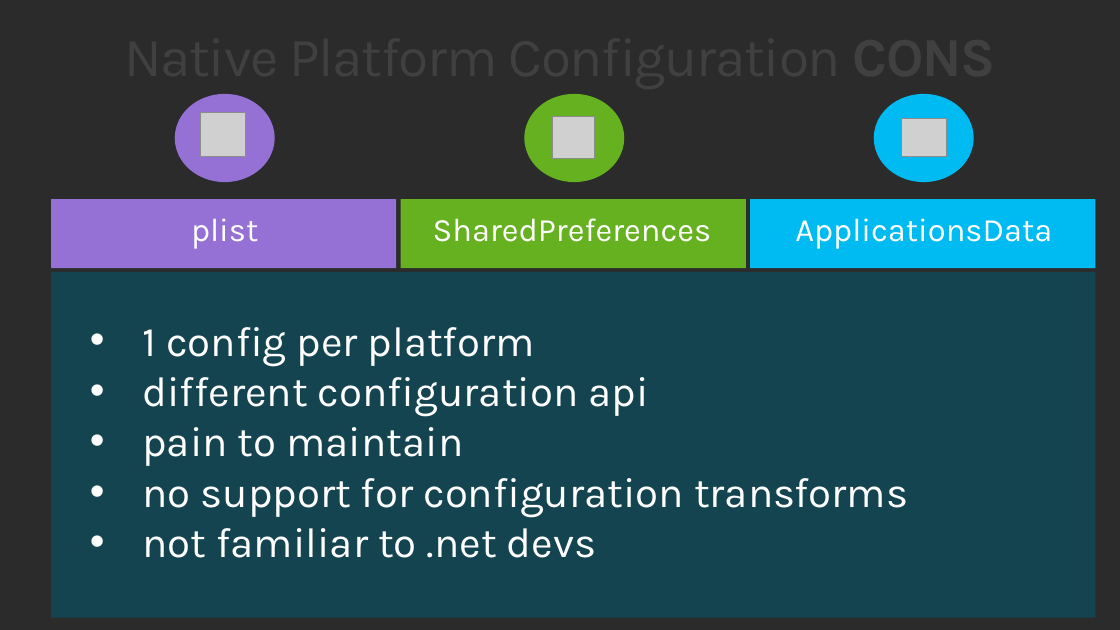
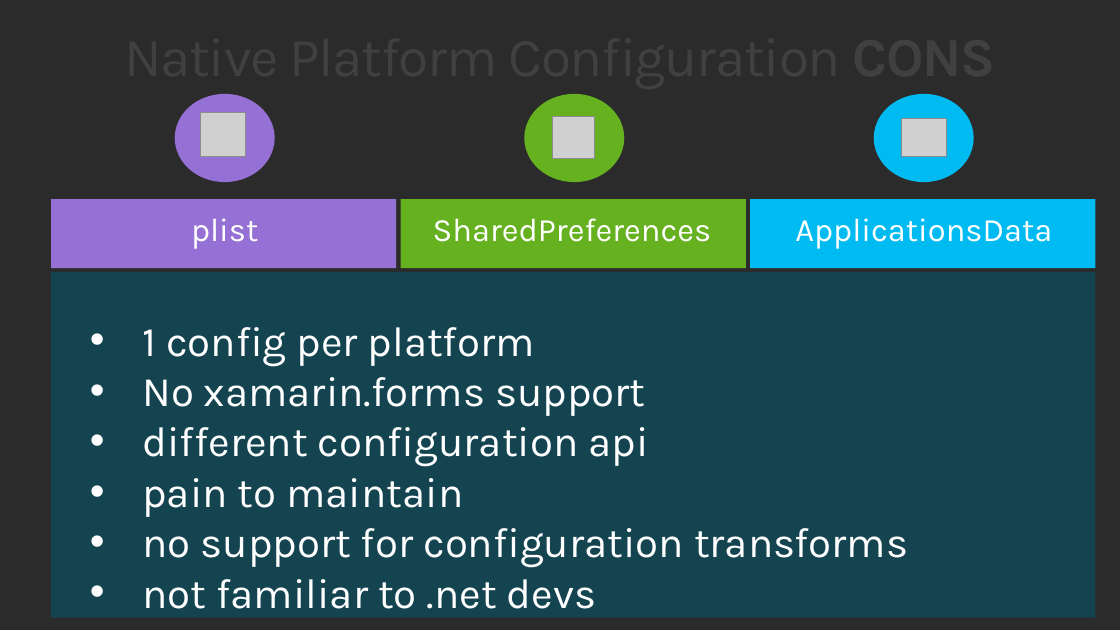
Before and after one commit to mrbrl/PCLAppConfig, a slide deck: slide 8 of XamarinForms_Config_Options.pptx. Drawn at 1120x630 pixels with LibreOffice and Linux fonts; fonts in the diff are those of the drawing; grey boxes stand for pictures; background and template pictures are left out; a plain dark background stands for a picture behind light text. Boxes give left, top, right and bottom in pixels: in the first picture for what was removed or moved away, otherwise in the second. Text is boxed around its words. In the diff, an @@ line names an element or a change of style, - is before the commit and + after.

```diff
--- a/XamarinForms_Config_Options.pptx
+++ b/XamarinForms_Config_Options.pptx
@@ text at (142,377,645,416): paragraph added @@
+• No xamarin.forms support
```
Also in this commit, not shown: 3 slides added, 10 other files.
